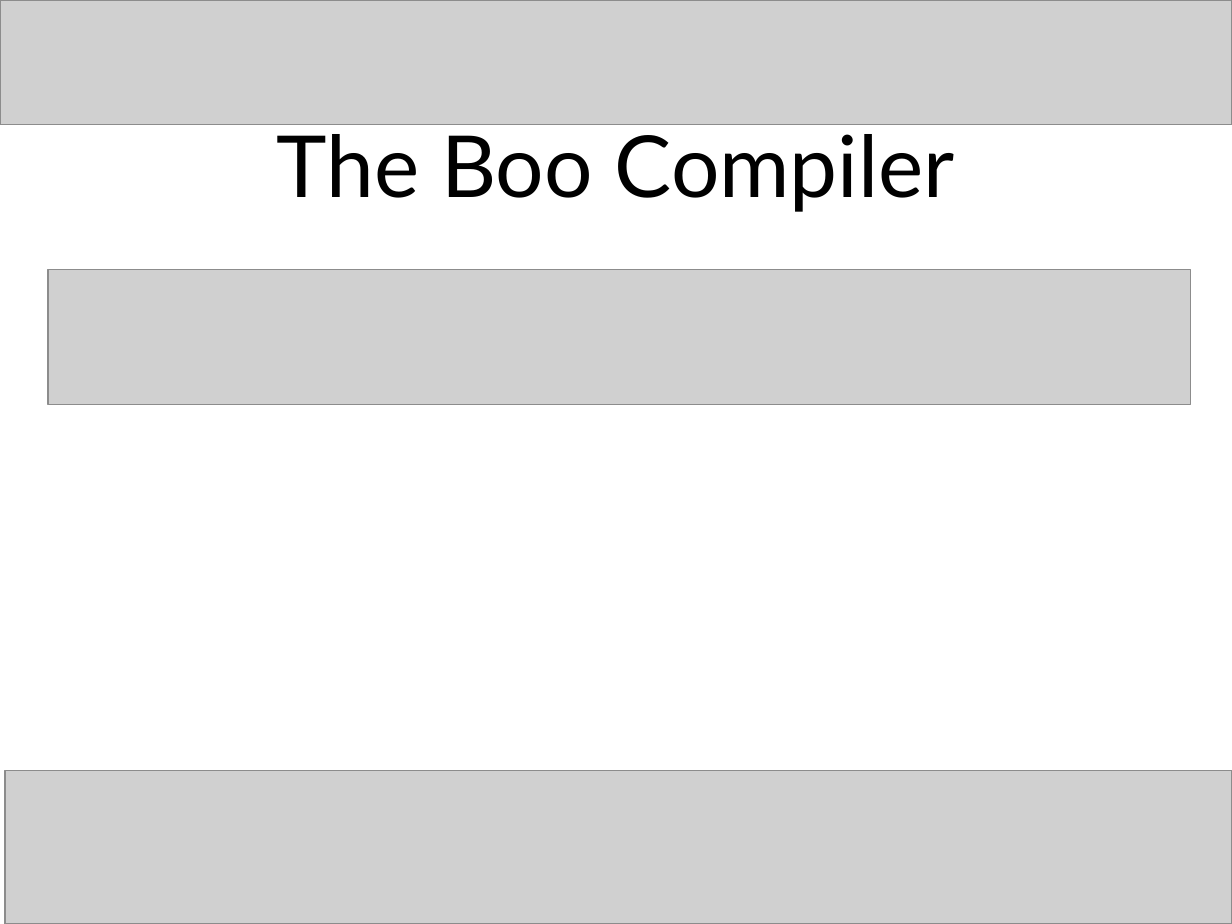
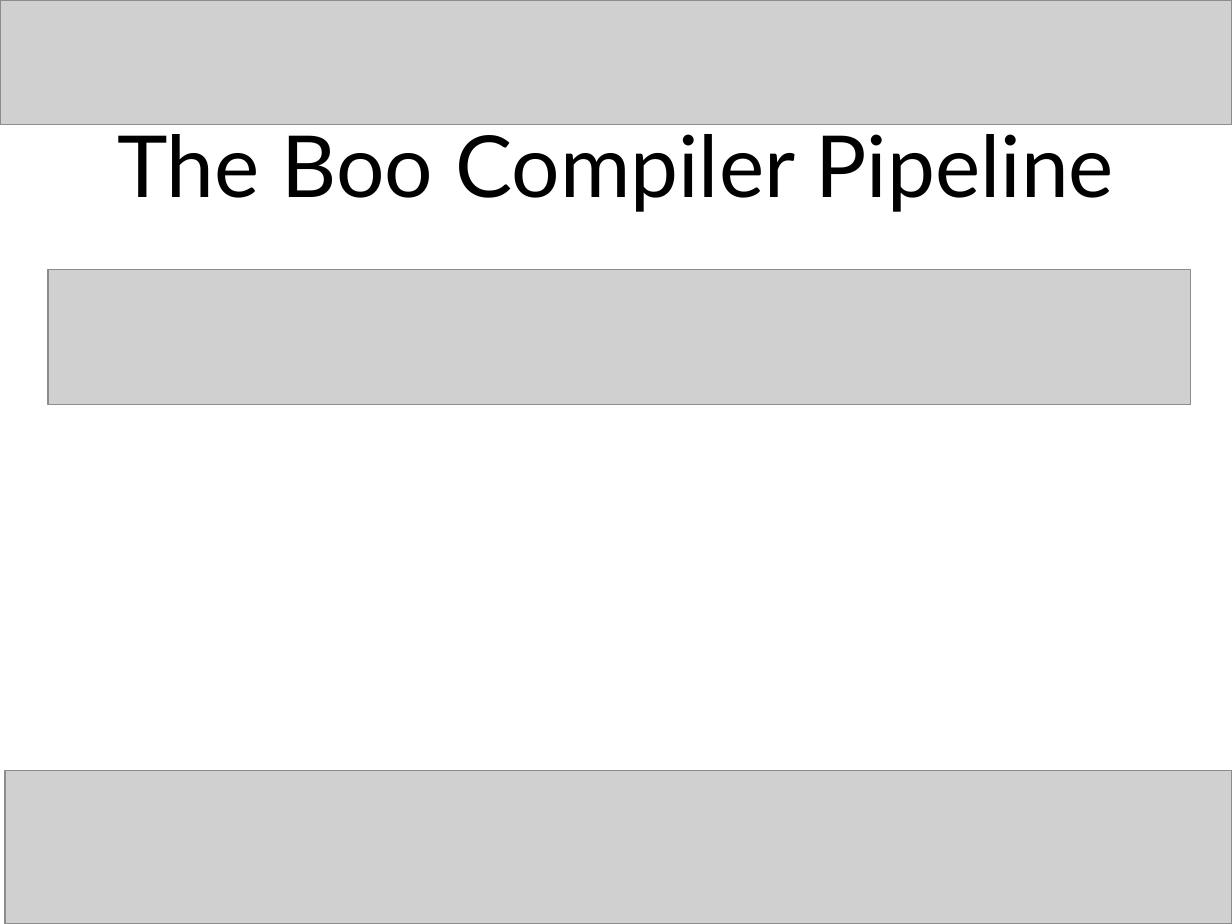
Before and after one commit to craignicol/scotaltdotnet, a slide deck: slide 33 of seattle/HORN Pres.ppt (slide 39 before the commit). Drawn at 1232x924 pixels with LibreOffice and Linux fonts; fonts in the diff are those of the drawing; grey boxes stand for pictures. Boxes give left, top, right and bottom in pixels: in the first picture for what was removed or moved away, otherwise in the second. Text is boxed around its words. In the diff, an @@ line names an element or a change of style, - is before the commit and + after.

Commit message:
Presentation update

```diff
--- a/seattle/HORN Pres.ppt
+++ b/seattle/HORN Pres.ppt
@@ text at [117, 123, 1114, 212]: text changed @@
-The Boo Compiler
+The Boo Compiler Pipeline
```
Also in this commit, not shown: 2 other slides changed, 4 slides added, 5 slides removed.
